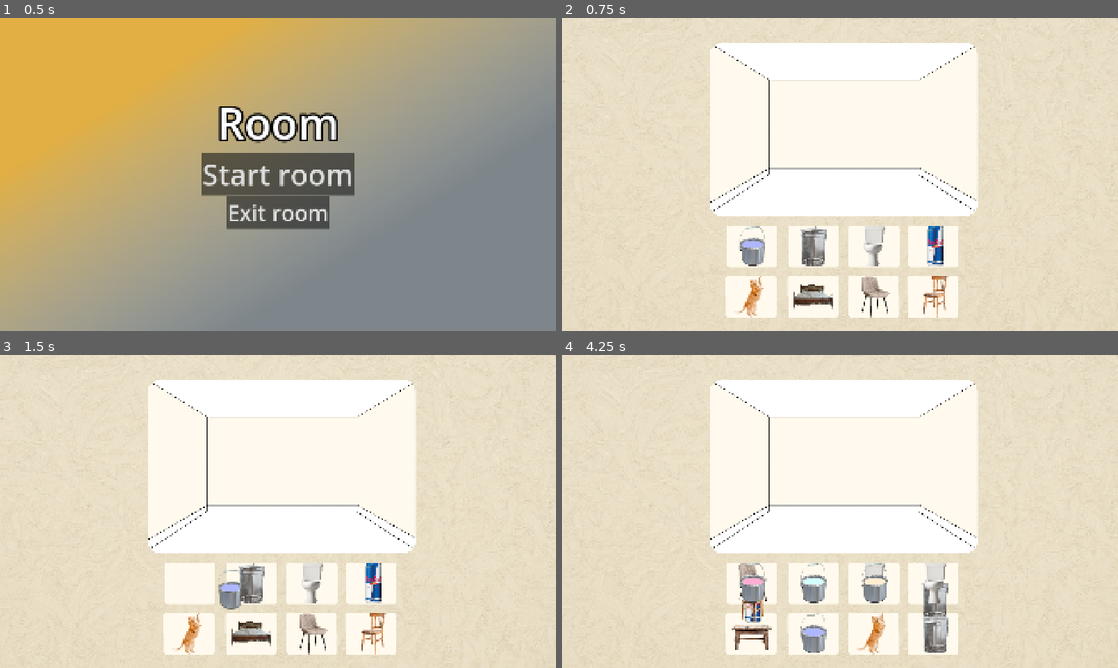
Above: before the commit, frames 1-4 (two rows, left to right).
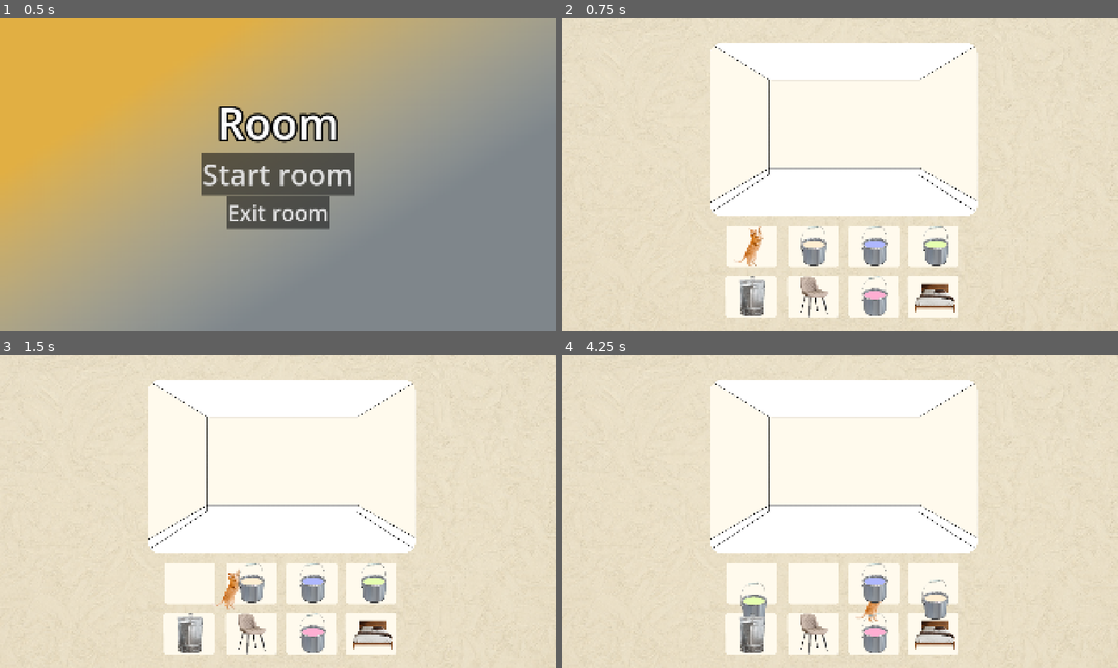
Above: after the commit, the same moments.

Repository: wgold152/hackathon
Game: Godot game, scene res://scenes/menu.tscn
The game is run twice, just before and just after one commit, with the same random seed, the same clock (stepped at 60 frames per second) and the same inputs.
Inputs (mouse positions are in pixels of both pictures, inside the frame that each line leads up to):
- Up to frame 1 (0.5 s): no input
- Up to frame 2 (0.75 s): click "Start room" at 0.5 s
- Up to frame 3 (1.5 s): tap Enter at 1.25 s; drag from (189, 583) to (311, 602) at 1.27 s
- Up to frame 4 (4.25 s): tap Space at 2 s; drag from (812, 583) to (934, 599) at 2.02 s; move the mouse to (873, 583) at 2.77 s; click (873, 583) at 2.92 s; tap Enter at 3.5 s; drag from (934, 580) to (751, 602) at 3.52 s

Frame 1 is identical in both runs. In frame 2, 3.8% of the frame differs, in the area x 31-71%, y 66-96%; in frame 3, 3.8%; in frame 4, 4.1%, in the area x 30-71%, y 66-96%.
Error in both runs: Cannot call method 'get_overlapping_areas' on a null value. (res://scripts/paint_can.gd:25)

Commit message:
i am done
the skeleton appeared

Diff:
--- a/scenes/furniture/hand_vaccum.tscn
+++ b/scenes/furniture/hand_vaccum.tscn
@@ -2,7 +2,7 @@
 
 [ext_resource type="Script" uid="uid://bphlf2pm3q8l8" path="res://scripts/furniture.gd" id="1_tuh3q"]
 [ext_resource type="Texture2D" uid="uid://dx2xwifqo3jg7" path="res://sprites/hand_vaccum.png" id="2_tuh3q"]
-[ext_resource type="AudioStream" uid="uid://cictpmxhw51ax" path="res://audio/sound_effects/Glass table.mp3" id="3_tuh3q"]
+[ext_resource type="AudioStream" uid="uid://b8igde0xfxj43" path="res://audio/sound_effects/Vacuum.mp3" id="3_tuh3q"]
 
 [sub_resource type="RectangleShape2D" id="RectangleShape2D_hk511"]
 size = Vector2(145, 120)
--- /dev/null
+++ b/scenes/furniture/skeleton.tscn
@@ -0,0 +1,32 @@
+[gd_scene format=3 uid="uid://rm0i2hsjt08v"]
+
+[ext_resource type="Script" uid="uid://bphlf2pm3q8l8" path="res://scripts/furniture.gd" id="1_ev5e5"]
+[ext_resource type="Texture2D" uid="uid://dbu5ii62ukxcg" path="res://sprites/skeleton.png" id="2_ev5e5"]
+[ext_resource type="AudioStream" uid="uid://c6urwaetuxijq" path="res://audio/sound_effects/Dry bones.mp3" id="3_ev5e5"]
+
+[sub_resource type="RectangleShape2D" id="RectangleShape2D_hk511"]
+size = Vector2(86, 143)
+
+[sub_resource type="RectangleShape2D" id="RectangleShape2D_2bo16"]
+size = Vector2(87, 20)
+
+[node name="HandVaccum" type="Area2D" unique_id=1121474194]
+script = ExtResource("1_ev5e5")
+
+[node name="Sprite2D" type="Sprite2D" parent="." unique_id=940353369]
+y_sort_enabled = true
+texture = ExtResource("2_ev5e5")
+
+[node name="CollisionShape2D" type="CollisionShape2D" parent="." unique_id=482136790]
+position = Vector2(-2, 0.5)
+shape = SubResource("RectangleShape2D_hk511")
+
+[node name="AudioStreamPlayer2D" type="AudioStreamPlayer2D" parent="." unique_id=1362693559]
+stream = ExtResource("3_ev5e5")
+volume_db = 24.0
+
+[node name="Ground" type="Area2D" parent="." unique_id=1748665629]
+
+[node name="CollisionShape2D" type="CollisionShape2D" parent="Ground" unique_id=945364504]
+position = Vector2(-0.5, 62)
+shape = SubResource("RectangleShape2D_2bo16")
Not shown, changed: audio/sound_effects/Dry bones.mp3
